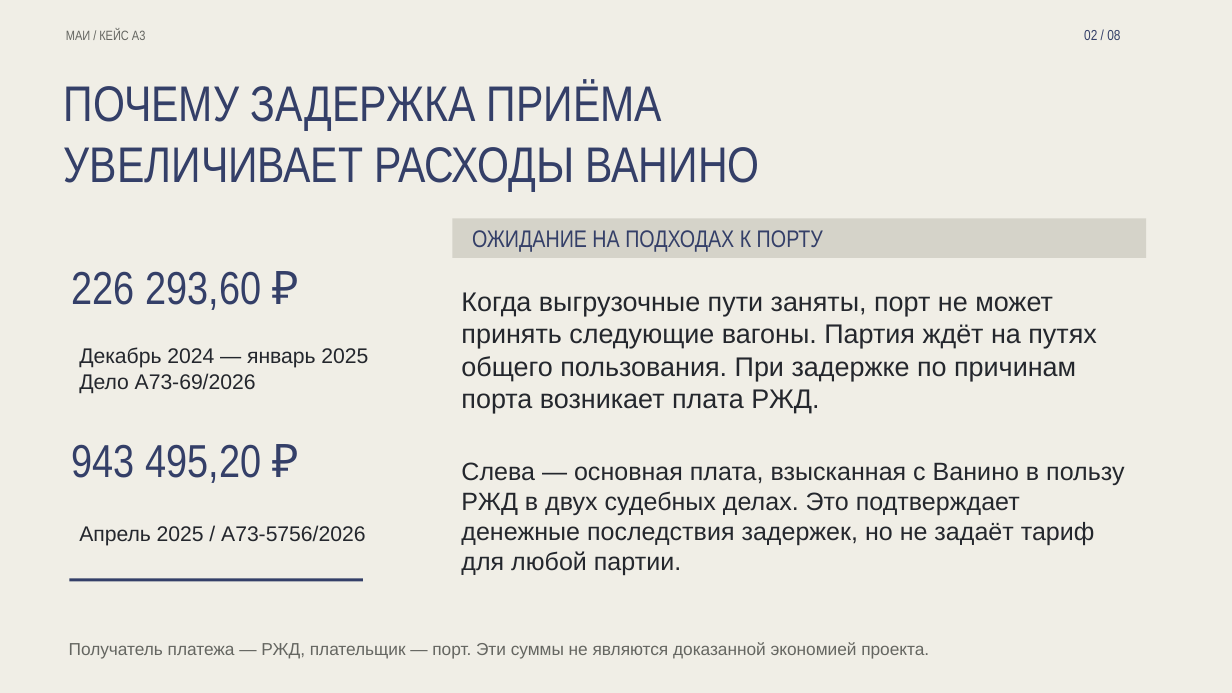
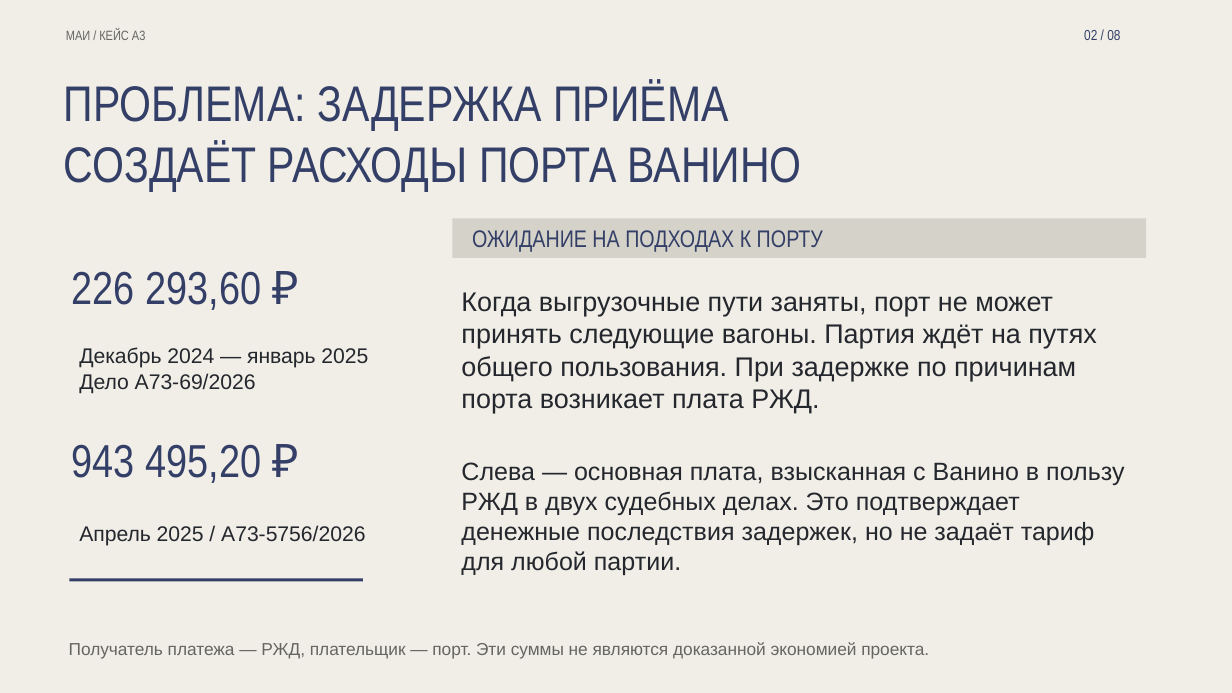
Before and after one commit to iszenzi/case-championship-hackathon-3-case, a slide deck: slide 2 of presentation/Vanino_Object_Motion.pptx. Drawn at 1232x693 pixels with LibreOffice and Linux fonts; fonts in the diff are those of the drawing. Boxes give left, top, right and bottom in pixels: in the first picture for what was removed or moved away, otherwise in the second. Text is boxed around its words. In the diff, an @@ line names an element or a change of style, - is before the commit and + after.

```diff
--- a/presentation/Vanino_Object_Motion.pptx
+++ b/presentation/Vanino_Object_Motion.pptx
@@ text at (x1=64, y1=80, x2=728, y2=131): text changed @@
-ПОЧЕМУ ЗАДЕРЖКА ПРИЁМА
+ПРОБЛЕМА: ЗАДЕРЖКА ПРИЁМА
@@ text at (x1=64, y1=142, x2=802, y2=192): text changed @@
-УВЕЛИЧИВАЕТ РАСХОДЫ ВАНИНО
+СОЗДАЁТ РАСХОДЫ ПОРТА ВАНИНО
```
Also in this commit, not shown: 2 other slides changed, 5 slides added, 5 slides removed, 12 other files.
